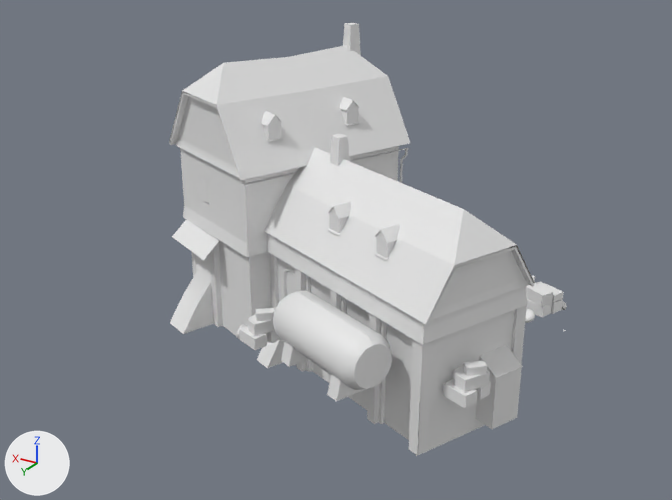
Renders of the glTF model extra-goods-collection/data/jakob/buildings/dairy/dairy.gltf from each side of a commit.
Camera for both pictures: a camera (50 mm lens) standing at (-3.84, 6.61, 3.77) and looking at (0.02, 0.18, 0.55). The lights are fixed; the arrows at lower left show +X, +Y and +Z. Materials are left out; every surface is plain grey. Objects named as collision shapes, trigger or cutter boxes, shadow casters or lower levels of detail are left out. Where no turn or scale is listed for an object, it has been applied to the vertices. Vertices at the same position are counted once.

The first picture shows '_lod0', 'prop_cheese_boxes_1', 'prop_nac_boxes_3', 'prop_nac_boxes_3.001'.
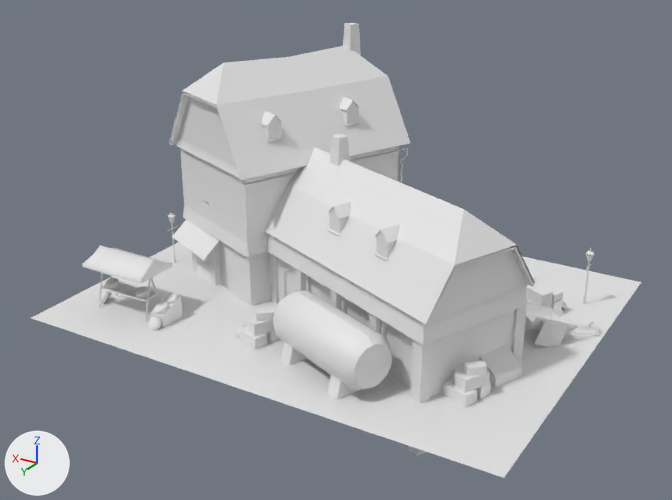
Where the newer file only moved an object's origin or applied its transform, the numbers keep the older frame.

Edits to the bpy script that builds the scene:
```text
Change me_mesh_0_042:
    remove me_mesh_0_042.from_pydata(...)  # 1208 vertices, 1355 faces; spans x -1.35..2.36, y -2.66..0.38, z -0.74..2.03
    add me_mesh_0_042.from_pydata(...)  # 1291 vertices, 1465 faces; spans x -1.35..2.41, y -2.66..0.38, z -0.74..2.03
    me_mesh_0_042 part 1: a new loose piece of 35 vertices spanning x 1.74..2.41, y -0.21..0.21, z 0.16..0.3
    me_mesh_0_042 part 2
    48 vertices are added at x 1.59..2.36, y -0.13..0.14, z -0.27..0.23
    52 new faces join them
Add me_plane:
    me_plane.from_pydata([(-2.2, 1.75, 0.0), (2.2, 1.75, 0.0), (-2.2, -1.75, 0.0), (2.2, -1.75, 0.0)], [], [(0, 1, 3), (0, 3, 2)])
Add ob_prop_lightpost_b1_2:
    ob_prop_lightpost_b1_2 = bpy.data.objects.new('prop_lightpost_b1_2', me_data_graphics_props_lamps_lightpost_01_prp_002)  # 56 vertices, 82 faces; spans x -0.075..0.075, y -0.034..0.034, z 0.0..0.548
    ob_prop_lightpost_b1_2.location = (-1.872, -1.026, 0.0)
    ob_prop_lightpost_b1_2.rotation_euler = (0.0, 0.0, -1.581)  # degrees (0, 0, -91)
Add ob_prop_lightpost_b1_1:
    ob_prop_lightpost_b1_1 = bpy.data.objects.new('prop_lightpost_b1_1', me_data_graphics_props_lamps_lightpost_01_prp_002)  # 56 vertices, 82 faces; spans x -0.075..0.075, y -0.034..0.034, z 0.0..0.548
    ob_prop_lightpost_b1_1.location = (1.897, 0.166, 0.0)
    ob_prop_lightpost_b1_1.rotation_euler = (0.0, 0.0, -1.581)  # degrees (0, 0, -91)
Add ob_prop_carriage_b1_1:
    ob_prop_carriage_b1_1 = bpy.data.objects.new('prop_carriage_b1_1', me_data_graphics_props_vehicles_economy_market_horse_carriage)  # 348 vertices, 486 faces; spans x -0.38..0.242, y -0.317..0.288, z -0.032..0.28
    ob_prop_carriage_b1_1.location = (-1.793, -0.288, 0.0)
Add ob_prop_cheese_4_025:
    ob_prop_cheese_4_025 = bpy.data.objects.new('prop_cheese_4.025', me_data_jakob_props_storage_cheese_prp_003)
    ob_prop_cheese_4_025.location = (1.749, 1.172, 0.191)
    ob_prop_cheese_4_025.rotation_euler = (0.362, -0.0457, 3.044)  # degrees (21, -2.6, 174)
Add ob_prop_cheese_4_024:
    ob_prop_cheese_4_024 = bpy.data.objects.new('prop_cheese_4.024', me_data_jakob_props_storage_cheese_prp_003)
    ob_prop_cheese_4_024.location = (1.397, 1.172, 0.191)
    ob_prop_cheese_4_024.rotation_euler = (0.362, -0.0457, 3.044)  # degrees (21, -2.6, 174)
Add ob_prop_cheese_4_023:
    ob_prop_cheese_4_023 = bpy.data.objects.new('prop_cheese_4.023', me_data_jakob_props_storage_cheese_prp_003)
    ob_prop_cheese_4_023.location = (1.135, 1.088, 0.158)
    ob_prop_cheese_4_023.rotation_euler = (0.408, -0.148, 3.038)  # degrees (23, -8.5, 174)
Add ob_prop_cheese_4_022:
    ob_prop_cheese_4_022 = bpy.data.objects.new('prop_cheese_4.022', me_data_jakob_props_storage_cheese_prp_003)
    ob_prop_cheese_4_022.location = (1.142, 1.218, 0.128)
    ob_prop_cheese_4_022.rotation_euler = (0.408, -0.148, 3.038)  # degrees (23, -8.5, 174)
Add ob_prop_cheese_4_021:
    ob_prop_cheese_4_021 = bpy.data.objects.new('prop_cheese_4.021', me_data_jakob_props_storage_cheese_prp_003)
    ob_prop_cheese_4_021.location = (1.142, 1.307, 0.027)
    ob_prop_cheese_4_021.rotation_euler = (1.066, -0.0536, 2.969)  # degrees (61, -3.1, 170)
Add ob_prop_cheese_4_020:
    ob_prop_cheese_4_020 = bpy.data.objects.new('prop_cheese_4.020', me_data_jakob_props_storage_cheese_prp_003)
    ob_prop_cheese_4_020.location = (1.849, 1.154, 0.027)
    ob_prop_cheese_4_020.rotation_euler = (1.066, -0.0536, 1.978)  # degrees (61, -3.1, 113)
Add ob_ground:
    ob_ground = bpy.data.objects.new('ground', me_plane)
    ob_ground.location = (0.0, 0.0, 0.0)
```

Where the change shows, as pixel boxes (x1, y1, x2, y2) in the pictures (672 x 500 px):
'_lod0', reshaped (14% wider)
    before: (169, 23, 566, 456)
    after: (82, 23, 535, 456)
'ground', added
    after: (31, 242, 641, 478)
'prop_carriage_b1_1', added
    after: (525, 303, 600, 347)
'prop_lightpost_b1_2', added
    after: (582, 248, 594, 304)
'prop_cheese_4.021', added
    after: (148, 316, 161, 330)
'prop_cheese_4.022', added
    after: (154, 301, 168, 314)
'prop_cheese_4.024', added
    after: (135, 286, 148, 298)
'prop_cheese_4.025', added
    after: (105, 278, 119, 289)
'prop_lightpost_b1_1', added
    after: (167, 212, 177, 263)
'prop_cheese_4.023', added
    after: (165, 293, 179, 304)
'prop_cheese_4.020', added
    after: (100, 291, 111, 303)
part 1 of me_mesh_0_042, added
    after: (82, 245, 173, 283)
part 2 of me_mesh_0_042, added
    after: (98, 273, 183, 328)
